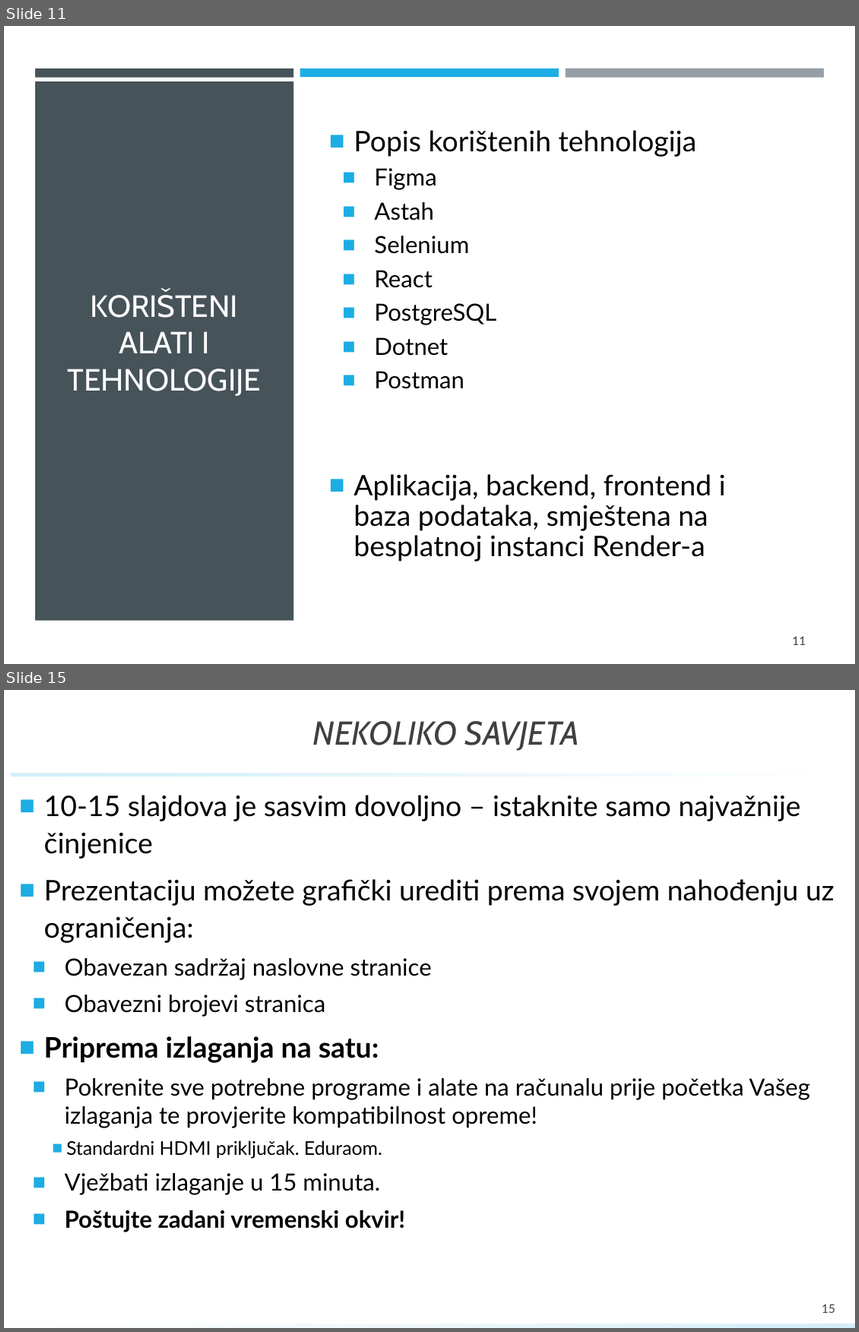
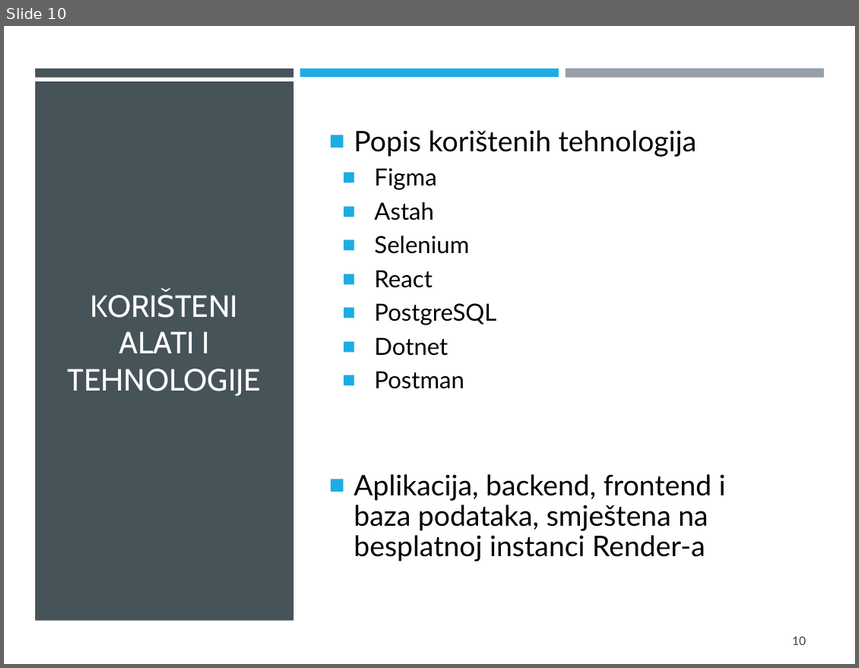
Before and after one commit to GolubIvan/Programsko-inzenjerstvo, a slide deck: PROINZ_TG11_4_eZgrada.pptx. Shown one above the other, each under a label of ours: slides 11 and 15 before the commit, slide 10 after it; the slides between them are not shown. The pictures are 859x1332 and 859x668 pixels, drawn with LibreOffice and Linux fonts; fonts in the diff are those of the drawing; background and template pictures are left out. Boxes give left, top, right and bottom in pixels: in the first picture for what was removed or moved away, otherwise in the second. Text is boxed around its words. In the diff, an @@ line names an element or a change of style, - is before the commit and + after.

```diff
--- a/PROINZ_TG11_4_eZgrada.pptx
+++ b/PROINZ_TG11_4_eZgrada.pptx
@@ slide 15 removed at [4,690,855,1328], background #FFFFFF; not listed: 1 template element that a slide beside it also shows @@
@@ title removed at [313,721,580,751] @@
-NEKOLIKO SAVJETA
@@ rectangle removed at [11,773,848,777] @@
@@ text removed at [44,795,835,1232] @@
-■ 10-15 slajdova je sasvim dovoljno – istaknite samo najvažnije činjenice
-■ Prezentaciju možete grafički urediti prema svojem nahođenju uz ograničenja:
-  ■ Obavezan sadržaj naslovne stranice
-  ■ Obavezni brojevi stranica
-■ Priprema izlaganja na satu:
-  ■ Pokrenite sve potrebne programe i alate na računalu prije početka Vašeg izlaganja te provjerite kompatibilnost opreme!
-    ■ Standardni HDMI priključak. Eduraom.
-  ■ Vježbati izlaganje u 15 minuta.
-  ■ Poštujte zadani vremenski okvir!
@@ page number removed at [822,1305,835,1313] @@
-15
@@ what was slide 11 is now slide 10 @@
@@ page number at [792,636,806,645]: text changed @@
-11
+10
```
Also in this commit, not shown: 3 slides changed, 3 slides added, 3 other slides removed.
